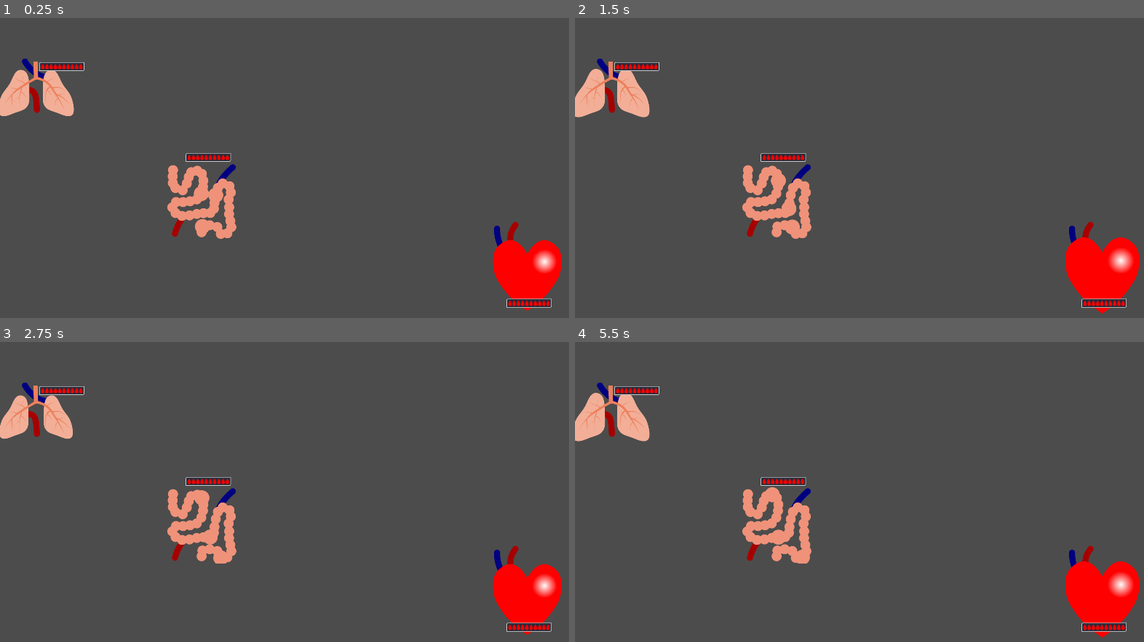
Above: before the commit, frames 1-4 (two rows, left to right).
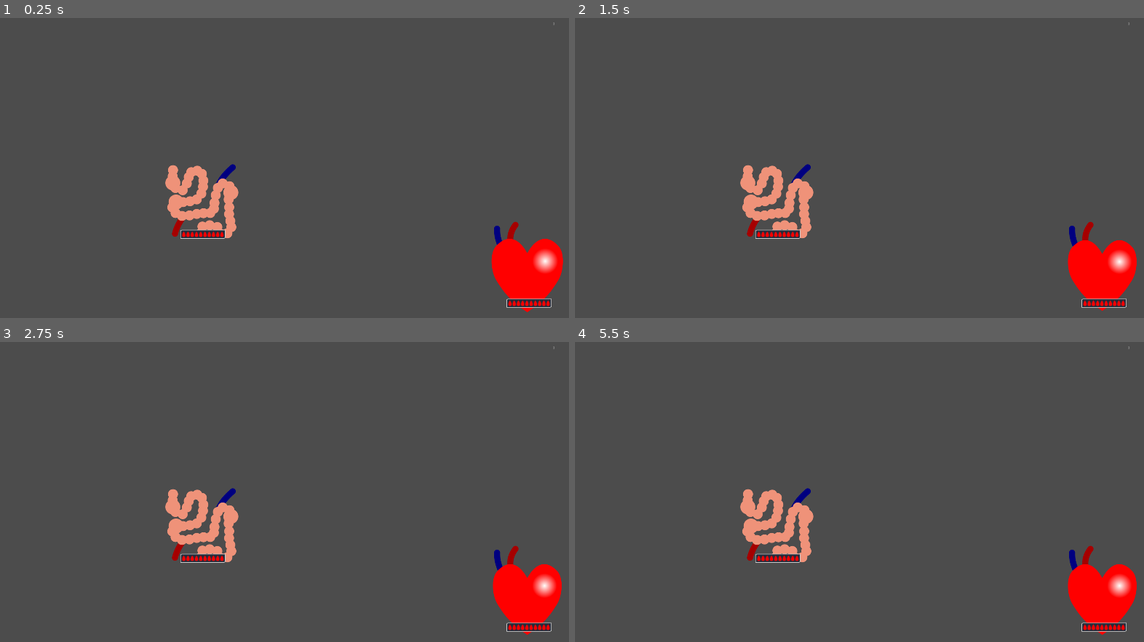
Above: after the commit, the same moments.

Repository: MathijsKeunen/Body-Builder
Game: Godot game, scene res://Main.tscn
Two runs of this game, one before a commit and one after it. Both use one fixed random seed, a clock stepped at 60 frames per second and the inputs below.
Inputs (mouse positions are in pixels of both pictures, inside the frame that each line leads up to):
- Up to frame 1 (0.25 s): no input
- Up to frame 2 (1.5 s): tap Enter at 0.5 s; move the mouse to (996, 162) at 0.52 s; click (996, 162) at 0.67 s; tap Space at 0.77 s; move the mouse to (751, 195) at 1.27 s; click (751, 195) at 1.42 s
- Up to frame 3 (2.75 s): tap Space at 1.52 s; move the mouse to (347, 429) at 2.02 s; click (347, 429) at 2.17 s
- Up to frame 4 (5.5 s): move the mouse to (836, 567) at 2.77 s; click (836, 567) at 2.92 s; tap Space at 3.02, 3.77, 4.52 s; move the mouse to (1041, 552) at 3.52 s; click (1041, 552) at 3.67 s; move the mouse to (688, 453) at 4.27 s; click (688, 453) at 4.42 s; move the mouse to (893, 501) at 5.02 s; click (893, 501) at 5.17 s

The runs differ from the first frame. In frame 1, 2.5% of the frame differs, in the area x 0-99%, y 1-99%; in frame 2, 2.8%; in frame 3, 2.2%; in frame 4, 2.8%, in the area x 0-100%, y 1-99%.

Commit message:
viruses do damage to organs now

Diff:
--- /dev/null
+++ b/Main.gd
@@ -0,0 +1,10 @@
+extends Node2D
+
+onready var score_label: Label = $Score
+
+var score: float = 0
+
+
+func add_score(s: float) -> void:
+	score += s
+	score_label.text = str(round(score))
--- a/Main.tscn
+++ b/Main.tscn
@@ -1,198 +1,14 @@
-[gd_scene load_steps=42 format=2]
+[gd_scene load_steps=7 format=2]
 
 [ext_resource path="res://VeinNet.tscn" type="PackedScene" id=1]
 [ext_resource path="res://Organ.tscn" type="PackedScene" id=2]
 [ext_resource path="res://VeinController.gd" type="Script" id=3]
-[ext_resource path="res://assets/lung.png" type="Texture" id=4]
-[ext_resource path="res://assets/intestines.png" type="Texture" id=5]
-
-[sub_resource type="AtlasTexture" id=1]
-flags = 4
-atlas = ExtResource( 5 )
-region = Rect2( 0, 0, 256, 256 )
-
-[sub_resource type="AtlasTexture" id=2]
-flags = 4
-atlas = ExtResource( 5 )
-region = Rect2( 256, 0, 256, 256 )
-
-[sub_resource type="AtlasTexture" id=3]
-flags = 4
-atlas = ExtResource( 5 )
-region = Rect2( 512, 0, 256, 256 )
-
-[sub_resource type="AtlasTexture" id=4]
-flags = 4
-atlas = ExtResource( 5 )
-region = Rect2( 768, 0, 256, 256 )
-
-[sub_resource type="AtlasTexture" id=5]
-flags = 4
-atlas = ExtResource( 5 )
-region = Rect2( 1024, 0, 256, 256 )
-
-[sub_resource type="AtlasTexture" id=6]
-flags = 4
-atlas = ExtResource( 5 )
-region = Rect2( 1280, 0, 256, 256 )
-
-[sub_resource type="AtlasTexture" id=7]
-flags = 4
-atlas = ExtResource( 5 )
-region = Rect2( 1536, 0, 256, 256 )
-
-[sub_resource type="AtlasTexture" id=8]
-flags = 4
-atlas = ExtResource( 5 )
-region = Rect2( 1792, 0, 256, 256 )
-
-[sub_resource type="AtlasTexture" id=9]
-flags = 4
-atlas = ExtResource( 5 )
-region = Rect2( 2048, 0, 256, 256 )
-
-[sub_resource type="AtlasTexture" id=10]
-flags = 4
-atlas = ExtResource( 5 )
-region = Rect2( 2304, 0, 256, 256 )
-
-[sub_resource type="AtlasTexture" id=11]
-flags = 4
-atlas = ExtResource( 5 )
-region = Rect2( 0, 256, 256, 256 )
-
-[sub_resource type="AtlasTexture" id=12]
-flags = 4
-atlas = ExtResource( 5 )
-region = Rect2( 256, 256, 256, 256 )
-
-[sub_resource type="AtlasTexture" id=13]
-flags = 4
-atlas = ExtResource( 5 )
-region = Rect2( 512, 256, 256, 256 )
-
-[sub_resource type="AtlasTexture" id=14]
-flags = 4
-atlas = ExtResource( 5 )
-region = Rect2( 768, 256, 256, 256 )
-
-[sub_resource type="SpriteFrames" id=15]
-animations = [ {
-"frames": [ SubResource( 1 ), SubResource( 2 ), SubResource( 3 ), SubResource( 4 ), SubResource( 5 ), SubResource( 6 ), SubResource( 7 ), SubResource( 8 ), SubResource( 9 ), SubResource( 10 ), SubResource( 11 ), SubResource( 12 ), SubResource( 13 ), SubResource( 14 ) ],
-"loop": true,
-"name": "default",
-"speed": 10.0
-} ]
-
-[sub_resource type="AtlasTexture" id=16]
-flags = 4
-atlas = ExtResource( 4 )
-region = Rect2( 0, 0, 256, 200 )
-
-[sub_resource type="AtlasTexture" id=17]
-flags = 4
-atlas = ExtResource( 4 )
-region = Rect2( 256, 0, 256, 200 )
-
-[sub_resource type="AtlasTexture" id=18]
-flags = 4
-atlas = ExtResource( 4 )
-region = Rect2( 512, 0, 256, 200 )
-
-[sub_resource type="AtlasTexture" id=19]
-flags = 4
-atlas = ExtResource( 4 )
-region = Rect2( 768, 0, 256, 200 )
-
-[sub_resource type="AtlasTexture" id=20]
-flags = 4
-atlas = ExtResource( 4 )
-region = Rect2( 1024, 0, 256, 200 )
-
-[sub_resource type="AtlasTexture" id=21]
-flags = 4
-atlas = ExtResource( 4 )
-region = Rect2( 1280, 0, 256, 200 )
-
-[sub_resource type="AtlasTexture" id=22]
-flags = 4
-atlas = ExtResource( 4 )
-region = Rect2( 1536, 0, 256, 200 )
-
-[sub_resource type="AtlasTexture" id=23]
-flags = 4
-atlas = ExtResource( 4 )
-region = Rect2( 1792, 0, 256, 200 )
-
-[sub_resource type="AtlasTexture" id=24]
-flags = 4
-atlas = ExtResource( 4 )
-region = Rect2( 2048, 0, 256, 200 )
-
-[sub_resource type="AtlasTexture" id=25]
-flags = 4
-atlas = ExtResource( 4 )
-region = Rect2( 2304, 0, 256, 200 )
-
-[sub_resource type="AtlasTexture" id=26]
-flags = 4
-atlas = ExtResource( 4 )
-region = Rect2( 0, 200, 256, 200 )
-
-[sub_resource type="AtlasTexture" id=27]
-flags = 4
-atlas = ExtResource( 4 )
-region = Rect2( 256, 200, 256, 200 )
-
-[sub_resource type="AtlasTexture" id=28]
-flags = 4
-atlas = ExtResource( 4 )
-region = Rect2( 512, 200, 256, 200 )
-
-[sub_resource type="AtlasTexture" id=29]
-flags = 4
-atlas = ExtResource( 4 )
-region = Rect2( 768, 200, 256, 200 )
-
-[sub_resource type="AtlasTexture" id=30]
-flags = 4
-atlas = ExtResource( 4 )
-region = Rect2( 1024, 200, 256, 200 )
-
-[sub_resource type="AtlasTexture" id=31]
-flags = 4
-atlas = ExtResource( 4 )
-region = Rect2( 1280, 200, 256, 200 )
-
-[sub_resource type="AtlasTexture" id=32]
-flags = 4
-atlas = ExtResource( 4 )
-region = Rect2( 1536, 200, 256, 200 )
-
-[sub_resource type="AtlasTexture" id=33]
-flags = 4
-atlas = ExtResource( 4 )
-region = Rect2( 1792, 200, 256, 200 )
-
-[sub_resource type="AtlasTexture" id=34]
-flags = 4
-atlas = ExtResource( 4 )
-region = Rect2( 2048, 200, 256, 200 )
-
-[sub_resource type="AtlasTexture" id=35]
-flags = 4
-atlas = ExtResource( 4 )
-region = Rect2( 2304, 200, 256, 200 )
-
-[sub_resource type="SpriteFrames" id=36]
-animations = [ {
-"frames": [ SubResource( 16 ), SubResource( 17 ), SubResource( 18 ), SubResource( 19 ), SubResource( 20 ), SubResource( 21 ), SubResource( 22 ), SubResource( 23 ), SubResource( 24 ), SubResource( 25 ), SubResource( 26 ), SubResource( 27 ), SubResource( 28 ), SubResource( 29 ), SubResource( 30 ), SubResource( 31 ), SubResource( 32 ), SubResource( 33 ), SubResource( 34 ), SubResource( 35 ) ],
-"loop": true,
-"name": "default",
-"speed": 10.0
-} ]
+[ext_resource path="res://assets/animations/Intestines.tres" type="SpriteFrames" id=4]
+[ext_resource path="res://Main.gd" type="Script" id=6]
+[ext_resource path="res://Organs.gd" type="Script" id=7]
 
 [node name="Main" type="Node2D"]
+script = ExtResource( 6 )
 
 [node name="VeinController" type="Node2D" parent="."]
 script = ExtResource( 3 )
@@ -205,6 +21,7 @@
 color = Color( 0, 0, 0.505882, 1 )
 
 [node name="Organs" type="Node2D" parent="."]
+script = ExtResource( 7 )
 
 [node name="Heart" parent="Organs" instance=ExtResource( 2 )]
 position = Vector2( 1744.99, 844.181 )
@@ -215,31 +32,21 @@
 points = PoolVector2Array( -92.6416, 108.171, 98.0617, -111.137 )
 
 [node name="Organ" parent="Organs/intestines" index="0"]
-frames = SubResource( 15 )
+frames = ExtResource( 4 )
 animation = "default"
-frame = 10
+frame = 2
 
-[node name="ProgressBar" parent="Organs/intestines" index="1"]
-margin_left = -52.0
-margin_top = -154.0
-margin_right = 18.0
-margin_bottom = -144.0
-
-[node name="Lungs" parent="Organs" instance=ExtResource( 2 )]
-position = Vector2( 118.928, 245.407 )
-points = PoolVector2Array( 2.25298, 70.2582, -35.4572, -94.1664 )
-
-[node name="Organ" parent="Organs/Lungs" index="0"]
-frames = SubResource( 36 )
-animation = "default"
-frame = 10
-
-[node name="ProgressBar" parent="Organs/Lungs" index="1"]
-margin_left = 14.7459
-margin_top = -82.9613
-margin_right = 84.7459
-margin_bottom = -72.9613
+[node name="Score" type="Label" parent="."]
+margin_left = 1776.37
+margin_top = 16.9897
+margin_right = 1876.37
+margin_bottom = 46.9897
+text = "0"
+align = 1
+valign = 1
+max_lines_visible = 1
+__meta__ = {
+"_edit_use_anchors_": false
+}
 
 [editable path="Organs/intestines"]
-
-[editable path="Organs/Lungs"]
--- a/Organ.gd
+++ b/Organ.gd
@@ -1,7 +1,23 @@
 extends Line2D
 class_name Organ
 
+signal died
+
+var active := false setget activate
+
 var astar_indices: Dictionary
+
+onready var organ := $Organ
+onready var healtbar := $HealthBar
+
+func activate(a: bool) -> void:
+	if a and not active:
+		active = true
+		organ.play()
+	elif not a:
+		active = false
+		organ.stop()
+
 
 func _ready():
 	print(global_position + points[0])
@@ -12,3 +28,15 @@
 
 func set_astar_index(net: int, i: int) -> void:
 	astar_indices[net] = i
+
+
+func do_damage() -> void:
+	healtbar.value -= healtbar.step
+	if healtbar.value == 0:
+		activate(false)
+		modulate = Color(1, 1, 1, 0.5)
+		emit_signal("died")
+
+
+func is_alive() -> bool:
+	return healtbar.value > 0
--- a/Organ.tscn
+++ b/Organ.tscn
@@ -1,74 +1,16 @@
-[gd_scene load_steps=17 format=2]
+[gd_scene load_steps=6 format=2]
 
 [ext_resource path="res://Organ.gd" type="Script" id=1]
-[ext_resource path="res://assets/heart.png" type="Texture" id=2]
+[ext_resource path="res://assets/animations/Heart.tres" type="SpriteFrames" id=2]
 [ext_resource path="res://assets/blooddrop.png" type="Texture" id=3]
 
-[sub_resource type="AtlasTexture" id=8]
-flags = 4
-atlas = ExtResource( 2 )
-region = Rect2( 0, 0, 256, 320 )
-
-[sub_resource type="AtlasTexture" id=9]
-flags = 4
-atlas = ExtResource( 2 )
-region = Rect2( 256, 0, 256, 320 )
-
-[sub_resource type="AtlasTexture" id=10]
-flags = 4
-atlas = ExtResource( 2 )
-region = Rect2( 512, 0, 256, 320 )
-
-[sub_resource type="AtlasTexture" id=11]
-flags = 4
-atlas = ExtResource( 2 )
-region = Rect2( 768, 0, 256, 320 )
-
-[sub_resource type="AtlasTexture" id=12]
-flags = 4
-atlas = ExtResource( 2 )
-region = Rect2( 1024, 0, 256, 320 )
-
-[sub_resource type="AtlasTexture" id=13]
-flags = 4
-atlas = ExtResource( 2 )
-region = Rect2( 1280, 0, 256, 320 )
-
-[sub_resource type="AtlasTexture" id=14]
-flags = 4
-atlas = ExtResource( 2 )
-region = Rect2( 1536, 0, 256, 320 )
-
-[sub_resource type="AtlasTexture" id=15]
-flags = 4
-atlas = ExtResource( 2 )
-region = Rect2( 1792, 0, 256, 320 )
-
-[sub_resource type="AtlasTexture" id=16]
-flags = 4
-atlas = ExtResource( 2 )
-region = Rect2( 2048, 0, 256, 320 )
-
-[sub_resource type="AtlasTexture" id=17]
-flags = 4
-atlas = ExtResource( 2 )
-region = Rect2( 2304, 0, 256, 320 )
-
-[sub_resource type="SpriteFrames" id=5]
-animations = [ {
-"frames": [ SubResource( 8 ), SubResource( 9 ), SubResource( 10 ), SubResource( 11 ), SubResource( 12 ), SubResource( 13 ), SubResource( 14 ), SubResource( 15 ), SubResource( 16 ), SubResource( 17 ) ],
-"loop": true,
-"name": "working",
-"speed": 10.0
-} ]
-
-[sub_resource type="StyleBoxTexture" id=6]
+[sub_resource type="StyleBoxTexture" id=12]
 texture = ExtResource( 3 )
 region_rect = Rect2( 0, 0, 70, 10 )
 axis_stretch_horizontal = 1
 axis_stretch_vertical = 1
 
-[sub_resource type="StyleBoxFlat" id=7]
+[sub_resource type="StyleBoxFlat" id=13]
 bg_color = Color( 0.14902, 0.172549, 0.231373, 1 )
 border_width_left = 1
 border_width_top = 1
@@ -88,18 +30,16 @@
 script = ExtResource( 1 )
 
 [node name="Organ" type="AnimatedSprite" parent="."]
-frames = SubResource( 5 )
+frames = ExtResource( 2 )
 animation = "working"
-frame = 7
-playing = true
 
-[node name="ProgressBar" type="ProgressBar" parent="."]
+[node name="HealthBar" type="ProgressBar" parent="."]
 margin_left = -70.0
 margin_top = 100.0
 margin_bottom = 110.0
 rect_scale = Vector2( 2, 2 )
-custom_styles/fg = SubResource( 6 )
-custom_styles/bg = SubResource( 7 )
+custom_styles/fg = SubResource( 12 )
+custom_styles/bg = SubResource( 13 )
 step = 10.0
 value = 100.0
 percent_visible = false
--- /dev/null
+++ b/Organs.gd
@@ -0,0 +1,42 @@
+extends Node2D
+
+const points_per_frame = 0.3
+
+signal heart_died
+signal all_organs_died
+
+onready var heart = $Heart
+onready var controller = get_parent().get_node("VeinController")
+onready var parent = get_parent()
+
+var organs: Array
+
+
+func _ready():
+	heart.active = true
+	for child in get_children():
+		if child is Organ:
+			child.connect("died", self, "_on_organ_died")
+			if child != heart:
+				organs.append(child)
+
+
+func _process(delta):
+	for organ in organs:
+		var active = controller.are_connected(organ, heart)
+		organ.active = active
+		if active:
+			parent.add_score(delta)
+
+
+func _on_organ_died() -> void:
+	if not heart.is_alive():
+		emit_signal("heart_died")
+		print("heart died")
+	else:
+		var dead := true
+		for organ in organs:
+			dead = dead and not organ.is_alive()
+		if dead:
+			emit_signal("all_organs_died")
+			print("all organs died")
--- a/Vein.gd
+++ b/Vein.gd
@@ -8,7 +8,7 @@
 var dummy_index: int = -1 setget set_dummy_index, get_dummy_index
 var indices: Array setget , get_indices
 
-const spawn_chance: float = 0.0001
+const spawn_chance: float = 0.001
 
 func _ready():
 	set_dummy_index(-1)
@@ -40,7 +40,8 @@
 func _process(_delta):
 	$start.position = points[0]
 	$end.position = points[-1]
-	$dummy.position = points[round(points.size() / 2)]
+# warning-ignore:integer_division
+	$dummy.position = points[points.size() / 2]
 	if randf() < spawn_chance:
 		_spawn_virus()
 
@@ -61,5 +62,7 @@
 	elif p == -1 or p == points.size() - 1:
 		virus.direction = -1
 	else:
-		virus.direction = randi() % 2
+		virus.direction = 1 - 2 * (randi() % 2)
+	if virus.direction == 0:
+		print("invalid direction")
 	add_child(virus)
--- a/VeinController.gd
+++ b/VeinController.gd
@@ -1,6 +1,7 @@
 extends Node2D
 
 const TRANSPARANT = Color(1, 1, 1, 0.3)
+
 
 func _ready():
 	_switch_vein_net()
@@ -21,3 +22,14 @@
 func _unhandled_key_input(event):
 	if event.pressed and not event.echo and event.scancode == KEY_SPACE:
 		_switch_vein_net()
+
+
+func are_connected(first: Organ, second: Organ) -> bool:
+	for net in get_children():
+		if net is VeinNet:
+			var i = net.net_number
+			var start = first.get_astar_index(i)
+			var end = second.get_astar_index(i)
+			if not net.are_points_connected(start, end):
+				return false
+	return true
--- a/VeinNet.gd
+++ b/VeinNet.gd
@@ -1,4 +1,5 @@
 extends Node2D
+class_name VeinNet
 
 const TRANSPARANT = Color(1, 1, 1, 0.3)
 
@@ -10,3 +11,7 @@
 	$Veins.set_process_unhandled_input(e)
 	modulate = Color.white if e else TRANSPARANT
 	z_index = 2 if e else 0
+
+
+func are_points_connected(a: int, b: int) -> bool:
+	return not $Veins.astar.get_id_path(a, b).empty()
--- a/Veins.gd
+++ b/Veins.gd
@@ -2,6 +2,7 @@
 class_name Veins
 
 const snap_distance = pow(15, 2)
+const cut_segemt_size = pow(5, 2)
 const MIN_LENGTH = 10
 
 onready var net_number = get_parent().net_number
@@ -52,7 +53,7 @@
 	elif event is InputEventMouseMotion:
 		if event.button_mask == BUTTON_MASK_RIGHT:
 			var mouse_position = event.position
-			if cut_line.points[-1].distance_squared_to(mouse_position) > snap_distance:
+			if cut_line.points[-1].distance_squared_to(mouse_position) > cut_segemt_size:
 				cut_line.add_point(mouse_position)
 
 		elif event.button_mask == BUTTON_MASK_LEFT and active_vein:
@@ -148,7 +149,7 @@
 			# Check non-endpoints
 			var best_point_index = -1
 			var shortest_d: float
-			for p in range(1, points.size() - 1):
+			for p in range(points.size()):
 				var d = points[p].distance_squared_to(point)
 				if d < snap_distance and (d < shortest_d or best_point_index < 0):
 					best_point_index = p
@@ -406,17 +407,25 @@
 	else:
 		print("failed to reparent virus")
 
-	var connections: Array
-	for vein in get_children():
-		if vein is Vein:
-			if vein.start_index == p or vein.end_index == p and vein != parent:
-				connections.append(vein)
-	if connections.empty():
-		virus.direction = - virus.direction
+	if p in organ_connections.keys():
+		var organ = organ_connections[p]
+		if organ.is_alive():
+			organ.do_damage()
+			parent.remove_child(virus)
+
 	else:
-		var new: Vein = connections[randi() % connections.size()]
-		parent.remove_child(virus)
-		var index = 0 if new.start_index == p else new.points.size() - 1
-
-		new.add_virus(virus, index)
-	virus.move()
+# warning-ignore:unassigned_variable
+		var connections: Array
+		for vein in get_children():
+			if vein is Vein:
+				if vein.start_index == p or vein.end_index == p and vein != parent:
+					connections.append(vein)
+		if connections.empty():
+			virus.direction = - virus.direction
+		else:
+			var new: Vein = connections[randi() % connections.size()]
+			parent.remove_child(virus)
+			var index = 0 if new.start_index == p else new.points.size() - 1
+
+			new.add_virus(virus, index)
+		virus.move()
--- /dev/null
+++ b/assets/animations/Heart.tres
@@ -0,0 +1,61 @@
+[gd_resource type="SpriteFrames" load_steps=12 format=2]
+
+[ext_resource path="res://assets/heart.png" type="Texture" id=1]
+
+[sub_resource type="AtlasTexture" id=1]
+flags = 4
+atlas = ExtResource( 1 )
+region = Rect2( 0, 0, 256, 320 )
+
+[sub_resource type="AtlasTexture" id=2]
+flags = 4
+atlas = ExtResource( 1 )
+region = Rect2( 256, 0, 256, 320 )
+
+[sub_resource type="AtlasTexture" id=3]
+flags = 4
+atlas = ExtResource( 1 )
+region = Rect2( 512, 0, 256, 320 )
+
+[sub_resource type="AtlasTexture" id=4]
+flags = 4
+atlas = ExtResource( 1 )
+region = Rect2( 768, 0, 256, 320 )
+
+[sub_resource type="AtlasTexture" id=5]
+flags = 4
+atlas = ExtResource( 1 )
+region = Rect2( 1024, 0, 256, 320 )
+
+[sub_resource type="AtlasTexture" id=6]
+flags = 4
+atlas = ExtResource( 1 )
+region = Rect2( 1280, 0, 256, 320 )
+
+[sub_resource type="AtlasTexture" id=7]
+flags = 4
+atlas = ExtResource( 1 )
+region = Rect2( 1536, 0, 256, 320 )
+
+[sub_resource type="AtlasTexture" id=8]
+flags = 4
+atlas = ExtResource( 1 )
+region = Rect2( 1792, 0, 256, 320 )
+
+[sub_resource type="AtlasTexture" id=9]
+flags = 4
+atlas = ExtResource( 1 )
+region = Rect2( 2048, 0, 256, 320 )
+
+[sub_resource type="AtlasTexture" id=10]
+flags = 4
+atlas = ExtResource( 1 )
+region = Rect2( 2304, 0, 256, 320 )
+
+[resource]
+animations = [ {
+"frames": [ SubResource( 1 ), SubResource( 2 ), SubResource( 3 ), SubResource( 4 ), SubResource( 5 ), SubResource( 6 ), SubResource( 7 ), SubResource( 8 ), SubResource( 9 ), SubResource( 10 ) ],
+"loop": true,
+"name": "working",
+"speed": 10.0
+} ]
--- /dev/null
+++ b/assets/animations/Intestines.tres
@@ -0,0 +1,81 @@
+[gd_resource type="SpriteFrames" load_steps=16 format=2]
+
+[ext_resource path="res://assets/intestines.png" type="Texture" id=1]
+
+[sub_resource type="AtlasTexture" id=1]
+flags = 4
+atlas = ExtResource( 1 )
+region = Rect2( 0, 0, 256, 256 )
+
+[sub_resource type="AtlasTexture" id=2]
+flags = 4
+atlas = ExtResource( 1 )
+region = Rect2( 256, 0, 256, 256 )
+
+[sub_resource type="AtlasTexture" id=3]
+flags = 4
+atlas = ExtResource( 1 )
+region = Rect2( 512, 0, 256, 256 )
+
+[sub_resource type="AtlasTexture" id=4]
+flags = 4
+atlas = ExtResource( 1 )
+region = Rect2( 768, 0, 256, 256 )
+
+[sub_resource type="AtlasTexture" id=5]
+flags = 4
+atlas = ExtResource( 1 )
+region = Rect2( 1024, 0, 256, 256 )
+
+[sub_resource type="AtlasTexture" id=6]
+flags = 4
+atlas = ExtResource( 1 )
+region = Rect2( 1280, 0, 256, 256 )
+
+[sub_resource type="AtlasTexture" id=7]
+flags = 4
+atlas = ExtResource( 1 )
+region = Rect2( 1536, 0, 256, 256 )
+
+[sub_resource type="AtlasTexture" id=8]
+flags = 4
+atlas = ExtResource( 1 )
+region = Rect2( 1792, 0, 256, 256 )
+
+[sub_resource type="AtlasTexture" id=9]
+flags = 4
+atlas = ExtResource( 1 )
+region = Rect2( 2048, 0, 256, 256 )
+
+[sub_resource type="AtlasTexture" id=10]
+flags = 4
+atlas = ExtResource( 1 )
+region = Rect2( 2304, 0, 256, 256 )
+
+[sub_resource type="AtlasTexture" id=11]
+flags = 4
+atlas = ExtResource( 1 )
+region = Rect2( 0, 256, 256, 256 )
+
+[sub_resource type="AtlasTexture" id=12]
+flags = 4
+atlas = ExtResource( 1 )
+region = Rect2( 256, 256, 256, 256 )
+
+[sub_resource type="AtlasTexture" id=13]
+flags = 4
+atlas = ExtResource( 1 )
+region = Rect2( 512, 256, 256, 256 )
+
+[sub_resource type="AtlasTexture" id=14]
+flags = 4
+atlas = ExtResource( 1 )
+region = Rect2( 768, 256, 256, 256 )
+
+[resource]
+animations = [ {
+"frames": [ SubResource( 1 ), SubResource( 2 ), SubResource( 3 ), SubResource( 4 ), SubResource( 5 ), SubResource( 6 ), SubResource( 7 ), SubResource( 8 ), SubResource( 9 ), SubResource( 10 ), SubResource( 11 ), SubResource( 12 ), SubResource( 13 ), SubResource( 14 ) ],
+"loop": true,
+"name": "default",
+"speed": 10.0
+} ]
--- /dev/null
+++ b/assets/animations/Lungs.tres
@@ -0,0 +1,111 @@
+[gd_resource type="SpriteFrames" load_steps=22 format=2]
+
+[ext_resource path="res://assets/lung.png" type="Texture" id=1]
+
+[sub_resource type="AtlasTexture" id=16]
+flags = 4
+atlas = ExtResource( 1 )
+region = Rect2( 0, 0, 256, 200 )
+
+[sub_resource type="AtlasTexture" id=17]
+flags = 4
+atlas = ExtResource( 1 )
+region = Rect2( 256, 0, 256, 200 )
+
+[sub_resource type="AtlasTexture" id=18]
+flags = 4
+atlas = ExtResource( 1 )
+region = Rect2( 512, 0, 256, 200 )
+
+[sub_resource type="AtlasTexture" id=19]
+flags = 4
+atlas = ExtResource( 1 )
+region = Rect2( 768, 0, 256, 200 )
+
+[sub_resource type="AtlasTexture" id=20]
+flags = 4
+atlas = ExtResource( 1 )
+region = Rect2( 1024, 0, 256, 200 )
+
+[sub_resource type="AtlasTexture" id=21]
+flags = 4
+atlas = ExtResource( 1 )
+region = Rect2( 1280, 0, 256, 200 )
+
+[sub_resource type="AtlasTexture" id=22]
+flags = 4
+atlas = ExtResource( 1 )
+region = Rect2( 1536, 0, 256, 200 )
+
+[sub_resource type="AtlasTexture" id=23]
+flags = 4
+atlas = ExtResource( 1 )
+region = Rect2( 1792, 0, 256, 200 )
+
+[sub_resource type="AtlasTexture" id=24]
+flags = 4
+atlas = ExtResource( 1 )
+region = Rect2( 2048, 0, 256, 200 )
+
+[sub_resource type="AtlasTexture" id=25]
+flags = 4
+atlas = ExtResource( 1 )
+region = Rect2( 2304, 0, 256, 200 )
+
+[sub_resource type="AtlasTexture" id=26]
+flags = 4
+atlas = ExtResource( 1 )
+region = Rect2( 0, 200, 256, 200 )
+
+[sub_resource type="AtlasTexture" id=27]
+flags = 4
+atlas = ExtResource( 1 )
+region = Rect2( 256, 200, 256, 200 )
+
+[sub_resource type="AtlasTexture" id=28]
+flags = 4
+atlas = ExtResource( 1 )
+region = Rect2( 512, 200, 256, 200 )
+
+[sub_resource type="AtlasTexture" id=29]
+flags = 4
+atlas = ExtResource( 1 )
+region = Rect2( 768, 200, 256, 200 )
+
+[sub_resource type="AtlasTexture" id=30]
+flags = 4
+atlas = ExtResource( 1 )
+region = Rect2( 1024, 200, 256, 200 )
+
+[sub_resource type="AtlasTexture" id=31]
+flags = 4
+atlas = ExtResource( 1 )
+region = Rect2( 1280, 200, 256, 200 )
+
+[sub_resource type="AtlasTexture" id=32]
+flags = 4
+atlas = ExtResource( 1 )
+region = Rect2( 1536, 200, 256, 200 )
+
+[sub_resource type="AtlasTexture" id=33]
+flags = 4
+atlas = ExtResource( 1 )
+region = Rect2( 1792, 200, 256, 200 )
+
+[sub_resource type="AtlasTexture" id=34]
+flags = 4
+atlas = ExtResource( 1 )
+region = Rect2( 2048, 200, 256, 200 )
+
+[sub_resource type="AtlasTexture" id=35]
+flags = 4
+atlas = ExtResource( 1 )
+region = Rect2( 2304, 200, 256, 200 )
+
+[resource]
+animations = [ {
+"frames": [ SubResource( 16 ), SubResource( 17 ), SubResource( 18 ), SubResource( 19 ), SubResource( 20 ), SubResource( 21 ), SubResource( 22 ), SubResource( 23 ), SubResource( 24 ), SubResource( 25 ), SubResource( 26 ), SubResource( 27 ), SubResource( 28 ), SubResource( 29 ), SubResource( 30 ), SubResource( 31 ), SubResource( 32 ), SubResource( 33 ), SubResource( 34 ), SubResource( 35 ) ],
+"loop": true,
+"name": "default",
+"speed": 10.0
+} ]
--- a/project.godot
+++ b/project.godot
@@ -20,6 +20,11 @@
 "path": "res://Vein.gd"
 }, {
 "base": "Node2D",
+"class": "VeinNet",
+"language": "GDScript",
+"path": "res://VeinNet.gd"
+}, {
+"base": "Node2D",
 "class": "Veins",
 "language": "GDScript",
 "path": "res://Veins.gd"
@@ -32,6 +37,7 @@
 _global_script_class_icons={
 "Organ": "",
 "Vein": "",
+"VeinNet": "",
 "Veins": "",
 "Virus": ""
 }
